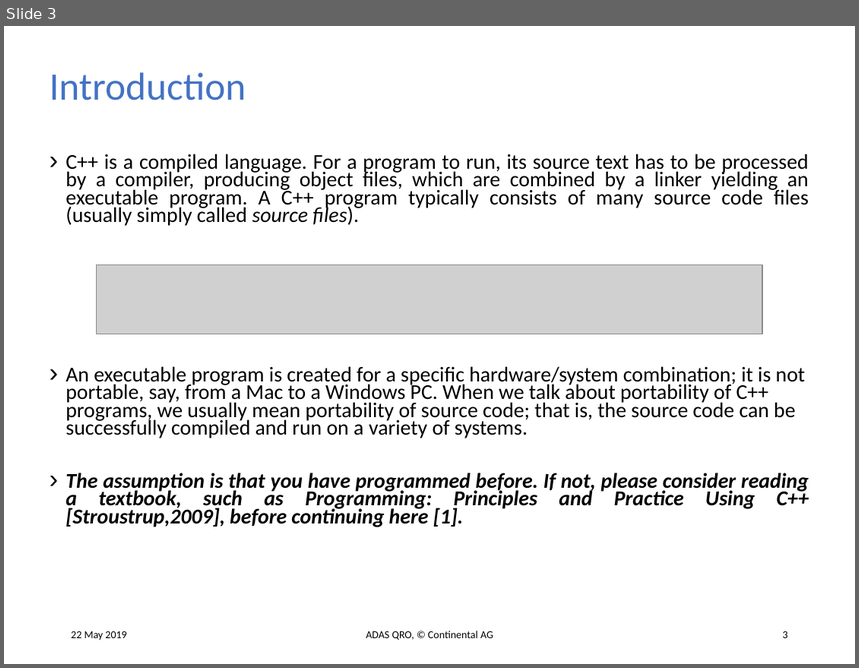
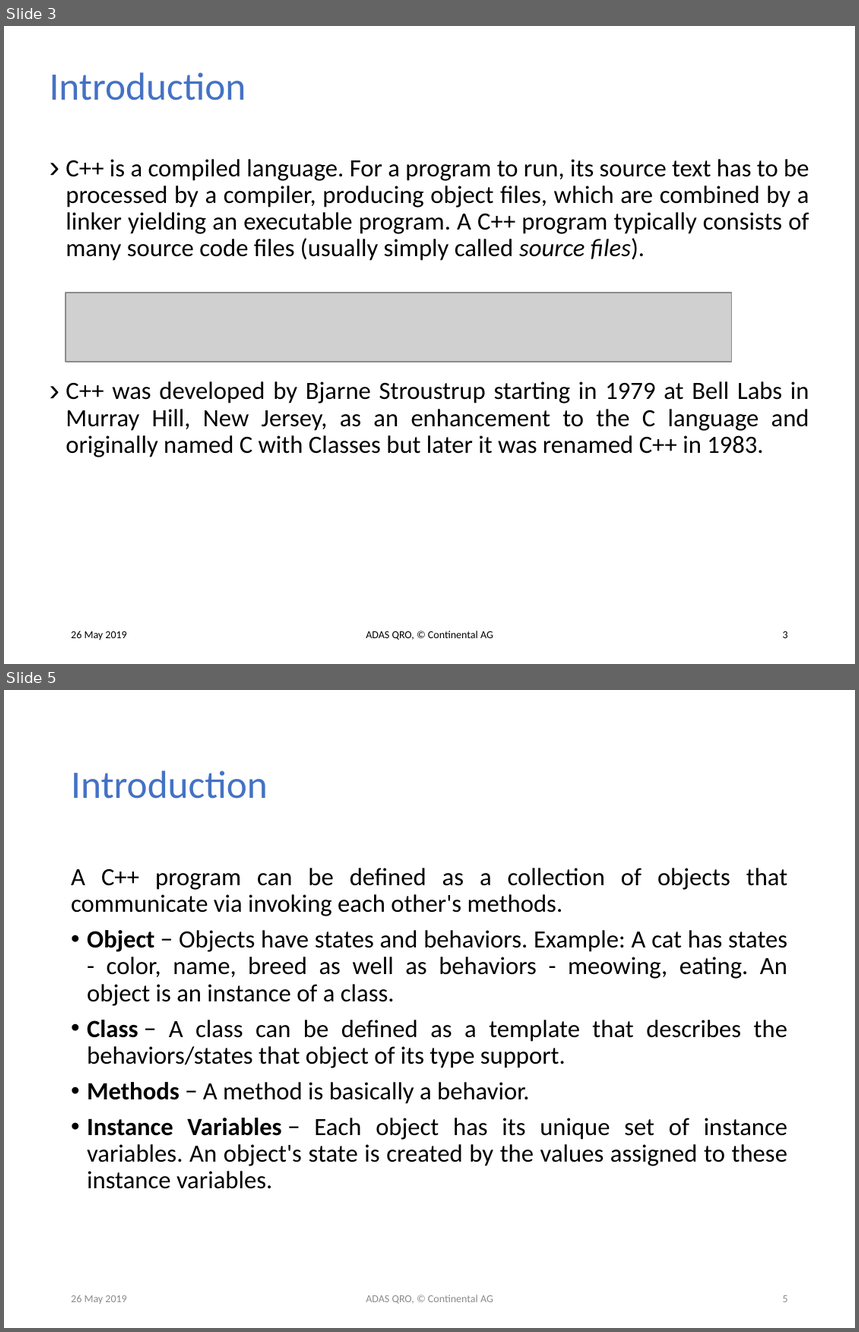
Before and after one commit to tehuano/cpp-basics, a slide deck: c++.pptx. Shown one above the other, each under a label of ours: slide 3 before the commit, slides 3 and 5 after it; the slides between them are not shown. The pictures are 859x668 and 859x1332 pixels, drawn with LibreOffice and Linux fonts; fonts in the diff are those of the drawing; grey boxes stand for pictures. Boxes give left, top, right and bottom in pixels: in the first picture for what was removed or moved away, otherwise in the second. Text is boxed around its words. In the diff, an @@ line names an element or a change of style, - is before the commit and + after.

```diff
--- a/c++.pptx
+++ b/c++.pptx
@@ slide 5 added at [4, 690, 855, 1328], background #FFFFFF @@
@@ title added at [71, 771, 268, 799], 33 pt, text #4472C4 @@
+Introduction
@@ text added at [71, 868, 788, 1189], 21 pt, text #000000 @@
+A C++ program can be defined as a collection of objects that communicate via invoking each other's methods.
+• Object − Objects have states and behaviors. Example: A cat has states - color, name, breed as well as behaviors - meowing, eating. An object is an instance of a class.
+• Class − A class can be defined as a template that describes the behaviors/states that object of its type support.
+• Methods − A method is basically a behavior.
+• Instance Variables − Each object has its unique set of instance variables. An object's state is created by the values assigned to these instance variables.
@@ text added at [71, 1295, 126, 1304], 9 pt, text #8C8C8C @@
+26 May 2019
@@ text added at [366, 1295, 493, 1304], 9 pt, text #8C8C8C @@
+ADAS QRO, © Continental AG
@@ page number added at [783, 1296, 788, 1303], 9 pt, text #8C8C8C @@
+5
@@ slide 3 changed as well @@
@@ text at [66, 159, 810, 261]: size 17.9 to 21 pt in "C++ is a compiled language. For a ..."; line spacing 0.7 to 0.9 @@
@@ picture: place and size @@
-picture at [97, 265, 762, 334]
+picture at [66, 293, 731, 361]
@@ text at [66, 382, 810, 458]: text changed; size 17.9 to 21 pt @@
-› An executable program is created for a specific hardware/system combination; it is not portable, say, from a Mac to a Windows PC. When we talk about portability of C++ programs, we usually mean portability of source code; that is, the source code can be successfully compiled and run on a variety of systems.
-› The assumption is that you have programmed before. If not, please consider reading a textbook, such as Programming: Principles and Practice Using C++ [Stroustrup,2009], before continuing here [1].
+› C++ was developed by Bjarne Stroustrup starting in 1979 at Bell Labs in Murray Hill, New Jersey, as an enhancement to the C language and originally named C with Classes but later it was renamed C++ in 1983.
@@ text at [71, 631, 126, 641]: text changed @@
-22 May 2019
+26 May 2019
```
Also in this commit, not shown: 4 other slides changed, 10 other slides added, 1 other file.
